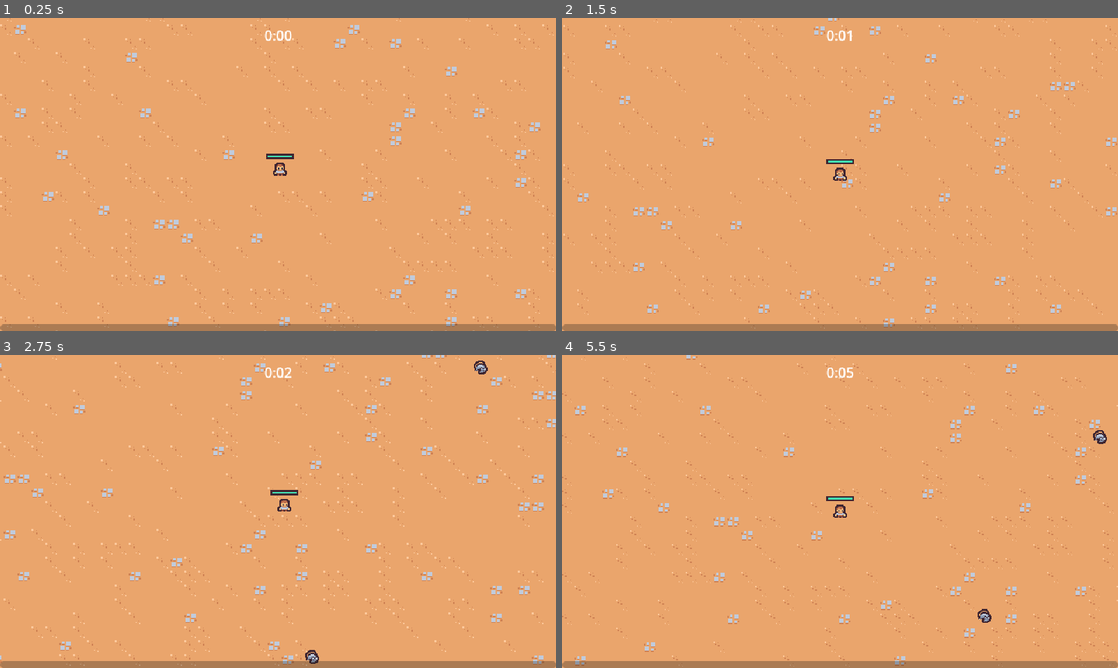
Above: before the commit, frames 1-4 (two rows, left to right).
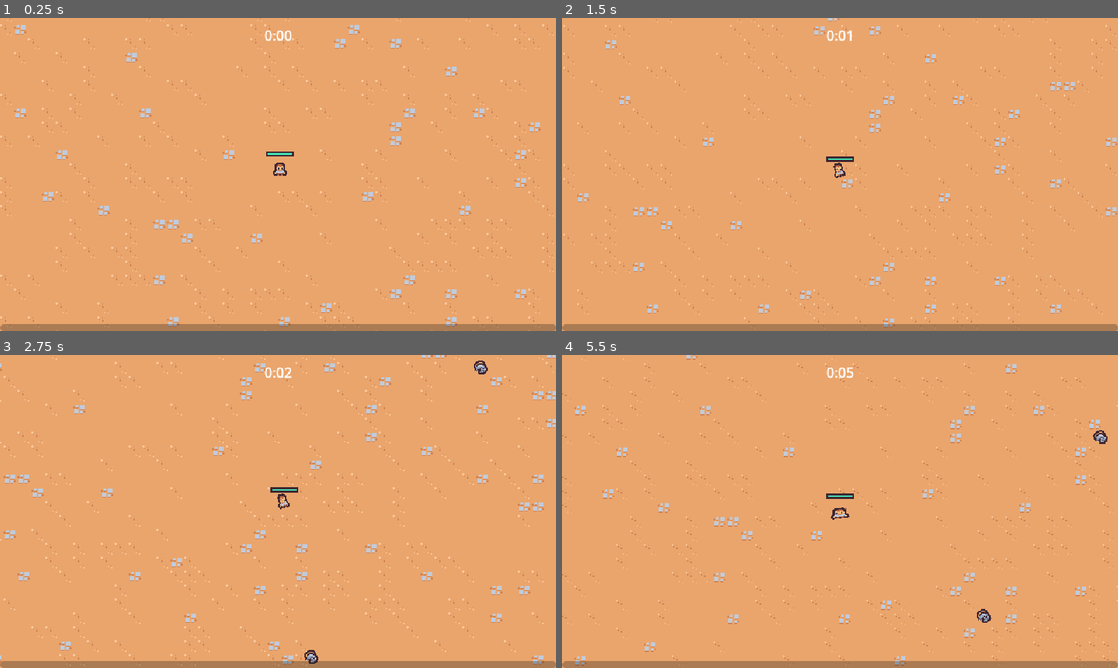
Above: after the commit, the same moments.

Repository: TinyTakinTeller/FirstGodotProject
Game: Godot game, scene res://scenes/main/main.tscn
The game is run twice, just before and just after one commit, with the same random seed, the same clock (stepped at 60 frames per second) and the same inputs.
Inputs (mouse positions are in pixels of both pictures, inside the frame that each line leads up to):
- Up to frame 1 (0.25 s): no input
- Up to frame 2 (1.5 s): move the mouse to (962, 158) at 0.52 s; press the mouse at (962, 158) at 0.53 s; hold Right (move_right) 0.53-1.28 s; move the mouse to (728, 190) at 1.27 s; release the mouse at (728, 190) at 1.28 s; hold Down (move_down) from 1.28 s (still down); click (728, 190) at 1.35 s
- Up to frame 3 (2.75 s): move the mouse to (333, 442) at 2.02 s; release Down (move_down) at 2.03 s; press the mouse at (333, 442) at 2.03 s; hold Right (move_right) from 2.03 s (still down)
- Up to frame 4 (5.5 s): move the mouse to (812, 574) at 2.77 s; release Right (move_right) at 2.78 s; release the mouse at (812, 574) at 2.78 s; hold Up (move_up) 2.78-3.53 s; click (812, 574) at 2.85 s; move the mouse to (1006, 558) at 3.52 s; press the mouse at (1006, 558) at 3.53 s; hold Left (move_left) 3.53-5.03 s; move the mouse to (673, 464) at 4.27 s; release the mouse at (673, 464) at 4.28 s; click (673, 464) at 4.35 s; move the mouse to (867, 511) at 5.02 s; press the mouse at (867, 511) at 5.03 s; hold Down (move_down) from 5.03 s (still down)

The runs differ from the first frame. In frame 1, 0.1% of the frame differs, in the area x 47-53%, y 42-46%; in frame 2, 0.2%; in frame 3, 0.2%; in frame 4, 0.3%, in the area x 47-99%, y 24-86%.

Commit message:
chapter 3.7-3.8-3.9 | walk and death animation

Diff:
--- a/scenes/ability/axe_ability/axe_ability.tscn
+++ b/scenes/ability/axe_ability/axe_ability.tscn
@@ -5,6 +5,21 @@
 [ext_resource type="Script" path="res://scenes/component/hitbox_component/hitbox_component.gd" id="2_d6ok7"]
 
 [sub_resource type="CircleShape2D" id="CircleShape2D_20l1h"]
+
+[sub_resource type="Animation" id="Animation_kpe2e"]
+length = 0.001
+tracks/0/type = "value"
+tracks/0/imported = false
+tracks/0/enabled = true
+tracks/0/path = NodePath(".:rotation")
+tracks/0/interp = 1
+tracks/0/loop_wrap = true
+tracks/0/keys = {
+"times": PackedFloat32Array(0),
+"transitions": PackedFloat32Array(1),
+"update": 0,
+"values": [0.0]
+}
 
 [sub_resource type="Animation" id="Animation_3712q"]
 resource_name = "spin"
@@ -22,21 +37,6 @@
 "transitions": PackedFloat32Array(1, 1),
 "update": 0,
 "values": [0.0, 6.28319]
-}
-
-[sub_resource type="Animation" id="Animation_kpe2e"]
-length = 0.001
-tracks/0/type = "value"
-tracks/0/imported = false
-tracks/0/enabled = true
-tracks/0/path = NodePath(".:rotation")
-tracks/0/interp = 1
-tracks/0/loop_wrap = true
-tracks/0/keys = {
-"times": PackedFloat32Array(0),
-"transitions": PackedFloat32Array(1),
-"update": 0,
-"values": [0.0]
 }
 
 [sub_resource type="AnimationLibrary" id="AnimationLibrary_cr50d"]
--- /dev/null
+++ b/scenes/component/death_component/death_component.gd
@@ -0,0 +1,26 @@
+extends Node2D
+
+@export var health_component: HealthComponent
+@export var sprite: Sprite2D
+
+@onready var animation_player = $AnimationPlayer
+
+
+# Called when the node enters the scene tree for the first time.
+func _ready():
+	$GPUParticles2D.texture = self.sprite.texture
+	self.health_component.died.connect(self._on_died)
+
+
+func _on_died() -> void:
+	if self.owner == null || not self.owner is Node2D:
+		return
+
+	var spawn_position = self.owner.global_position
+
+	var entities_layer = self.get_tree().get_first_node_in_group("entities_layer")
+	self.get_parent().remove_child(self)
+	entities_layer.add_child(self)
+
+	self.global_position = spawn_position
+	self.animation_player.play("default")
--- /dev/null
+++ b/scenes/component/death_component/death_component.tscn
@@ -0,0 +1,90 @@
+[gd_scene load_steps=9 format=3 uid="uid://bfr1vtlsrf5io"]
+
+[ext_resource type="Script" path="res://scenes/component/death_component/death_component.gd" id="1_sxd7q"]
+[ext_resource type="Texture2D" uid="uid://doylycsw0cefh" path="res://scenes/enviroment/basic_enemy/basic_enemy.png" id="1_tk5mv"]
+
+[sub_resource type="Animation" id="Animation_ny7rl"]
+length = 0.001
+tracks/0/type = "value"
+tracks/0/imported = false
+tracks/0/enabled = true
+tracks/0/path = NodePath("GPUParticles2D:emitting")
+tracks/0/interp = 1
+tracks/0/loop_wrap = true
+tracks/0/keys = {
+"times": PackedFloat32Array(0),
+"transitions": PackedFloat32Array(1),
+"update": 1,
+"values": [false]
+}
+
+[sub_resource type="Animation" id="Animation_n6ggm"]
+resource_name = "default"
+tracks/0/type = "value"
+tracks/0/imported = false
+tracks/0/enabled = true
+tracks/0/path = NodePath("GPUParticles2D:emitting")
+tracks/0/interp = 1
+tracks/0/loop_wrap = true
+tracks/0/keys = {
+"times": PackedFloat32Array(0),
+"transitions": PackedFloat32Array(1),
+"update": 1,
+"values": [true]
+}
+tracks/1/type = "method"
+tracks/1/imported = false
+tracks/1/enabled = true
+tracks/1/path = NodePath(".")
+tracks/1/interp = 1
+tracks/1/loop_wrap = true
+tracks/1/keys = {
+"times": PackedFloat32Array(1),
+"transitions": PackedFloat32Array(1),
+"values": [{
+"args": [],
+"method": &"queue_free"
+}]
+}
+
+[sub_resource type="AnimationLibrary" id="AnimationLibrary_uhjus"]
+_data = {
+"RESET": SubResource("Animation_ny7rl"),
+"default": SubResource("Animation_n6ggm")
+}
+
+[sub_resource type="Curve" id="Curve_5mmp8"]
+_data = [Vector2(0, 1), 0.0, 0.0, 0, 0, Vector2(0.6, 1), 0.0, 0.0, 0, 0, Vector2(1, 0), 0.0, 0.0, 0, 0]
+point_count = 3
+
+[sub_resource type="CurveTexture" id="CurveTexture_2qilo"]
+curve = SubResource("Curve_5mmp8")
+
+[sub_resource type="ParticleProcessMaterial" id="ParticleProcessMaterial_btjnj"]
+particle_flag_disable_z = true
+direction = Vector3(0, -1, 0)
+spread = 30.0
+initial_velocity_min = 175.0
+initial_velocity_max = 250.0
+angular_velocity_min = -1440.0
+angular_velocity_max = 1440.0
+gravity = Vector3(0, 800, 0)
+scale_curve = SubResource("CurveTexture_2qilo")
+
+[node name="DeathComponent" type="Node2D"]
+script = ExtResource("1_sxd7q")
+
+[node name="AnimationPlayer" type="AnimationPlayer" parent="."]
+libraries = {
+"": SubResource("AnimationLibrary_uhjus")
+}
+
+[node name="GPUParticles2D" type="GPUParticles2D" parent="."]
+emitting = false
+amount = 1
+process_material = SubResource("ParticleProcessMaterial_btjnj")
+texture = ExtResource("1_tk5mv")
+lifetime = 0.5
+one_shot = true
+fixed_fps = 0
+interpolate = false
--- a/scenes/enviroment/basic_enemy/basic_enemy.gd
+++ b/scenes/enviroment/basic_enemy/basic_enemy.gd
@@ -2,7 +2,8 @@
 
 const MAX_SPEED: float = 40
 
-@onready var sprite: Sprite2D = $Sprite2D
+@onready var sprite: Sprite2D = $Visual/Sprite2D
+@onready var visual_layer: Node2D = $Visual
 
 
 # Called when the node enters the scene tree for the first time.
@@ -12,8 +13,13 @@
 
 # Called every frame. 'delta' is the elapsed time since the previous frame.
 func _process(_delta):
-	self.velocity = _get_direction_to_player() * self.MAX_SPEED
+	var movement_vector: Vector2 = self._get_direction_to_player()
+	self.velocity = movement_vector * self.MAX_SPEED
 	self.move_and_slide()
+
+	var sign_x: int = sign(movement_vector.x)
+	if sign_x != 0:
+		self.visual_layer.scale = Vector2(-sign_x, 1)
 
 
 func _get_direction_to_player() -> Vector2:
--- a/scenes/enviroment/basic_enemy/basic_enemy.tscn
+++ b/scenes/enviroment/basic_enemy/basic_enemy.tscn
@@ -1,10 +1,85 @@
-[gd_scene load_steps=8 format=3 uid="uid://5nvw1i856kr3"]
+[gd_scene load_steps=12 format=3 uid="uid://5nvw1i856kr3"]
 
 [ext_resource type="Texture2D" uid="uid://doylycsw0cefh" path="res://scenes/enviroment/basic_enemy/basic_enemy.png" id="1_ck157"]
 [ext_resource type="Script" path="res://scenes/enviroment/basic_enemy/basic_enemy.gd" id="1_evfld"]
 [ext_resource type="PackedScene" uid="uid://b15gytvjddaib" path="res://scenes/component/health_component/health_component.tscn" id="3_ga6is"]
 [ext_resource type="PackedScene" uid="uid://dt81wfrlba8nc" path="res://scenes/component/vial_drop_component/vial_drop_component.tscn" id="3_gjr7d"]
 [ext_resource type="PackedScene" uid="uid://dp8chvm4dwqrw" path="res://scenes/component/hurtbox_component/hurtbox_component.tscn" id="4_twg2r"]
+[ext_resource type="PackedScene" uid="uid://bfr1vtlsrf5io" path="res://scenes/component/death_component/death_component.tscn" id="6_e13pl"]
+
+[sub_resource type="Animation" id="Animation_s5cn4"]
+length = 0.001
+tracks/0/type = "value"
+tracks/0/imported = false
+tracks/0/enabled = true
+tracks/0/path = NodePath("Visual/Sprite2D:position")
+tracks/0/interp = 1
+tracks/0/loop_wrap = true
+tracks/0/keys = {
+"times": PackedFloat32Array(0),
+"transitions": PackedFloat32Array(1),
+"update": 0,
+"values": [Vector2(0, 0)]
+}
+tracks/1/type = "value"
+tracks/1/imported = false
+tracks/1/enabled = true
+tracks/1/path = NodePath("Visual/Sprite2D:rotation")
+tracks/1/interp = 1
+tracks/1/loop_wrap = true
+tracks/1/keys = {
+"times": PackedFloat32Array(0),
+"transitions": PackedFloat32Array(1),
+"update": 0,
+"values": [0.0]
+}
+tracks/2/type = "value"
+tracks/2/imported = false
+tracks/2/enabled = true
+tracks/2/path = NodePath("Visual/Sprite2D:scale")
+tracks/2/interp = 1
+tracks/2/loop_wrap = true
+tracks/2/keys = {
+"times": PackedFloat32Array(0),
+"transitions": PackedFloat32Array(1),
+"update": 0,
+"values": [Vector2(1, 1)]
+}
+
+[sub_resource type="Animation" id="Animation_1w064"]
+resource_name = "walk"
+length = 0.4
+loop_mode = 1
+tracks/0/type = "value"
+tracks/0/imported = false
+tracks/0/enabled = true
+tracks/0/path = NodePath("Visual/Sprite2D:position")
+tracks/0/interp = 2
+tracks/0/loop_wrap = true
+tracks/0/keys = {
+"times": PackedFloat32Array(0, 0.1, 0.3),
+"transitions": PackedFloat32Array(1, 1, 1),
+"update": 0,
+"values": [Vector2(0, 0), Vector2(-1, 0), Vector2(1, 0)]
+}
+tracks/1/type = "value"
+tracks/1/imported = false
+tracks/1/enabled = true
+tracks/1/path = NodePath("Visual/Sprite2D:rotation")
+tracks/1/interp = 2
+tracks/1/loop_wrap = true
+tracks/1/keys = {
+"times": PackedFloat32Array(0, 0.1, 0.2, 0.3),
+"transitions": PackedFloat32Array(1, 1, 1, 1),
+"update": 0,
+"values": [0.174533, -0.174533, 0.174533, -0.174533]
+}
+
+[sub_resource type="AnimationLibrary" id="AnimationLibrary_n4fpo"]
+_data = {
+"RESET": SubResource("Animation_s5cn4"),
+"walk": SubResource("Animation_1w064")
+}
 
 [sub_resource type="CircleShape2D" id="CircleShape2D_c556f"]
 radius = 12.0
@@ -16,6 +91,12 @@
 collision_layer = 8
 collision_mask = 9
 script = ExtResource("1_evfld")
+
+[node name="AnimationPlayer" type="AnimationPlayer" parent="."]
+libraries = {
+"": SubResource("AnimationLibrary_n4fpo")
+}
+autoplay = "walk"
 
 [node name="HealthComponent" parent="." instance=ExtResource("3_ga6is")]
 max_health = 4.0
@@ -29,8 +110,14 @@
 [node name="CollisionShape2D" type="CollisionShape2D" parent="HurtboxComponent"]
 shape = SubResource("CircleShape2D_c556f")
 
-[node name="Sprite2D" type="Sprite2D" parent="."]
+[node name="Visual" type="Node2D" parent="."]
+
+[node name="Sprite2D" type="Sprite2D" parent="Visual"]
 texture = ExtResource("1_ck157")
+
+[node name="DeathComponent" parent="Visual" node_paths=PackedStringArray("health_component", "sprite") instance=ExtResource("6_e13pl")]
+health_component = NodePath("../../HealthComponent")
+sprite = NodePath("../Sprite2D")
 
 [node name="CollisionShape2D" type="CollisionShape2D" parent="."]
 shape = SubResource("CircleShape2D_lmybg")
--- a/scenes/enviroment/player/player.gd
+++ b/scenes/enviroment/player/player.gd
@@ -6,9 +6,11 @@
 
 @onready var health_component: HealthComponent = $HealthComponent
 @onready var damage_interval_timer: Timer = $DamageIntervalTimer
-@onready var sprite: Sprite2D = $Sprite2D
+@onready var sprite: Sprite2D = $Visual/Sprite2D
 @onready var health_progress_bar: ProgressBar = $HealthProgressBar
 @onready var ability_layer: Node = $Ability
+@onready var animation_player: AnimationPlayer = $AnimationPlayer
+@onready var visual_layer: Node2D = $Visual
 
 var colliding_bodies_count = 0
 
@@ -26,10 +28,19 @@
 
 # Called every frame. 'delta' is the elapsed time since the previous frame.
 func _process(delta):
-	var target_velocity: Vector2 = self._get_direction() * self.MAX_SPEED
+	var movement_vector: Vector2 = self._get_direction()
+	var target_velocity: Vector2 = movement_vector * self.MAX_SPEED
 	self.velocity = self.velocity.lerp(
 		target_velocity, 1 - exp(-delta * self.ACCELERATION_SMOOTHING_FACTOR))
 	self.move_and_slide()
+
+	if movement_vector.x != 0 || movement_vector.y != 0:
+		self.animation_player.play("walk")
+	else:
+		self.animation_player.play("RESET")
+	var sign_x: int = sign(movement_vector.x)
+	if sign_x != 0:
+		self.visual_layer.scale = Vector2(sign_x, 1)
 
 
 func _get_direction() -> Vector2:
--- a/scenes/enviroment/player/player.tscn
+++ b/scenes/enviroment/player/player.tscn
@@ -1,10 +1,96 @@
-[gd_scene load_steps=11 format=3 uid="uid://7u5tog6k4j5t"]
+[gd_scene load_steps=14 format=3 uid="uid://7u5tog6k4j5t"]
 
 [ext_resource type="Script" path="res://scenes/enviroment/player/player.gd" id="1_hohw5"]
 [ext_resource type="Texture2D" uid="uid://j3cegi3cduwa" path="res://scenes/enviroment/player/player.png" id="1_ug2em"]
 [ext_resource type="PackedScene" uid="uid://dllayro17g0qh" path="res://scenes/controller/sword_ability_controller/sword_ability_controller.tscn" id="2_30pv4"]
 [ext_resource type="Script" path="res://scenes/component/health_component/health_component.gd" id="2_bro86"]
 [ext_resource type="PackedScene" uid="uid://rd76pobs5q3e" path="res://scenes/ability/sword_ability/sword_ability.tscn" id="3_lkvm1"]
+
+[sub_resource type="Animation" id="Animation_hs1c8"]
+length = 0.001
+tracks/0/type = "value"
+tracks/0/imported = false
+tracks/0/enabled = true
+tracks/0/path = NodePath("Visual/Sprite2D:position")
+tracks/0/interp = 1
+tracks/0/loop_wrap = true
+tracks/0/keys = {
+"times": PackedFloat32Array(0),
+"transitions": PackedFloat32Array(1),
+"update": 0,
+"values": [Vector2(0, 0)]
+}
+tracks/1/type = "value"
+tracks/1/imported = false
+tracks/1/enabled = true
+tracks/1/path = NodePath("Visual/Sprite2D:rotation")
+tracks/1/interp = 1
+tracks/1/loop_wrap = true
+tracks/1/keys = {
+"times": PackedFloat32Array(0),
+"transitions": PackedFloat32Array(1),
+"update": 0,
+"values": [0.0]
+}
+tracks/2/type = "value"
+tracks/2/imported = false
+tracks/2/enabled = true
+tracks/2/path = NodePath("Visual/Sprite2D:scale")
+tracks/2/interp = 1
+tracks/2/loop_wrap = true
+tracks/2/keys = {
+"times": PackedFloat32Array(0),
+"transitions": PackedFloat32Array(1),
+"update": 0,
+"values": [Vector2(1, 1)]
+}
+
+[sub_resource type="Animation" id="Animation_epq1k"]
+resource_name = "walk"
+length = 0.4
+loop_mode = 1
+tracks/0/type = "value"
+tracks/0/imported = false
+tracks/0/enabled = true
+tracks/0/path = NodePath("Visual/Sprite2D:position")
+tracks/0/interp = 2
+tracks/0/loop_wrap = true
+tracks/0/keys = {
+"times": PackedFloat32Array(0, 0.1, 0.3),
+"transitions": PackedFloat32Array(1, 1, 1),
+"update": 0,
+"values": [Vector2(0, 0), Vector2(0, -5), Vector2(0, 0)]
+}
+tracks/1/type = "value"
+tracks/1/imported = false
+tracks/1/enabled = true
+tracks/1/path = NodePath("Visual/Sprite2D:rotation")
+tracks/1/interp = 2
+tracks/1/loop_wrap = true
+tracks/1/keys = {
+"times": PackedFloat32Array(0, 0.1, 0.2, 0.4),
+"transitions": PackedFloat32Array(1, 1, 1, 1),
+"update": 0,
+"values": [0.0, -0.261799, 0.261799, 0.0]
+}
+tracks/2/type = "value"
+tracks/2/imported = false
+tracks/2/enabled = true
+tracks/2/path = NodePath("Visual/Sprite2D:scale")
+tracks/2/interp = 2
+tracks/2/loop_wrap = true
+tracks/2/keys = {
+"times": PackedFloat32Array(0, 0.1, 0.3, 0.4),
+"transitions": PackedFloat32Array(0.784583, 2.63902, 1, 1),
+"update": 0,
+"values": [Vector2(1, 1), Vector2(0.8, 1.1), Vector2(1.5, 0.7), Vector2(1, 1)]
+}
+
+[sub_resource type="AnimationLibrary" id="AnimationLibrary_c6wbm"]
+_data = {
+"RESET": SubResource("Animation_hs1c8"),
+"walk": SubResource("Animation_epq1k")
+}
 
 [sub_resource type="CircleShape2D" id="CircleShape2D_uc6jv"]
 radius = 32.0
@@ -31,6 +117,11 @@
 motion_mode = 1
 script = ExtResource("1_hohw5")
 
+[node name="AnimationPlayer" type="AnimationPlayer" parent="."]
+libraries = {
+"": SubResource("AnimationLibrary_c6wbm")
+}
+
 [node name="HealthComponent" type="Node" parent="."]
 script = ExtResource("2_bro86")
 max_health = 10.0
@@ -52,7 +143,9 @@
 position = Vector2(0, -7)
 shape = SubResource("CircleShape2D_uc6jv")
 
-[node name="Sprite2D" type="Sprite2D" parent="."]
+[node name="Visual" type="Node2D" parent="."]
+
+[node name="Sprite2D" type="Sprite2D" parent="Visual"]
 texture = ExtResource("1_ug2em")
 offset = Vector2(0, -8)
 
@@ -71,9 +164,9 @@
 [node name="HealthProgressBar" type="ProgressBar" parent="."]
 custom_minimum_size = Vector2(32, 6)
 offset_left = -16.0
-offset_top = -25.0
+offset_top = -28.0
 offset_right = 16.0
-offset_bottom = -19.0
+offset_bottom = -22.0
 pivot_offset = Vector2(16, 3)
 theme_override_styles/background = SubResource("StyleBoxFlat_mfq0j")
 theme_override_styles/fill = SubResource("StyleBoxFlat_ft07b")
Not shown, changed: readme.md
